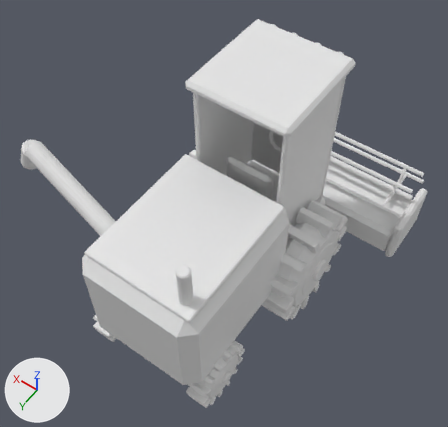
The FBX model art/tools/out/combine.fbx, before and after one commit.
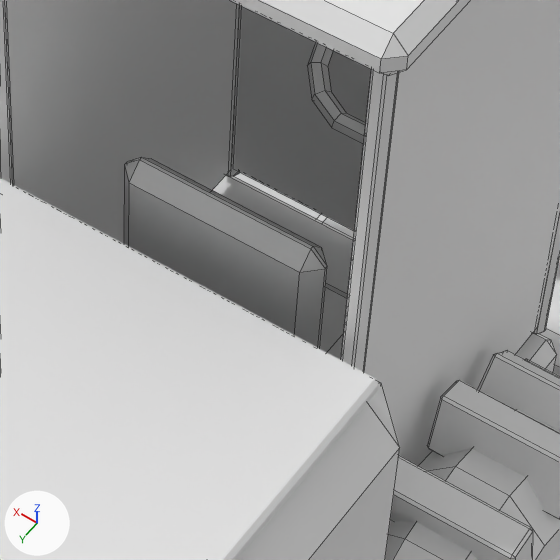
Each version appears first whole from a camera (50 mm lens) standing at (-6.06, 9.92, 17.13) and looking at (0.35, 0.95, 3.03), and next in a close-up on the part from 44% to 73% of the width and 28% to 58% of the height. The axes (+X, +Y, +Z) are drawn at lower left. The lights are the same throughout. The first two pictures are the older version. The close-ups show mesh edges as thin lines.

Names of what the first close-up shows: 'Accent', 'Accent2', 'Dark', 'Glass', 'Rubber#Spin2', 'Seat', 'SteeringWheel'.
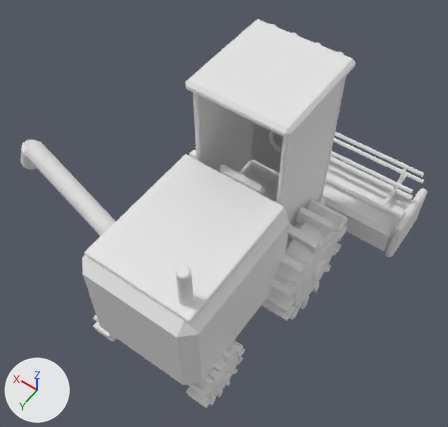
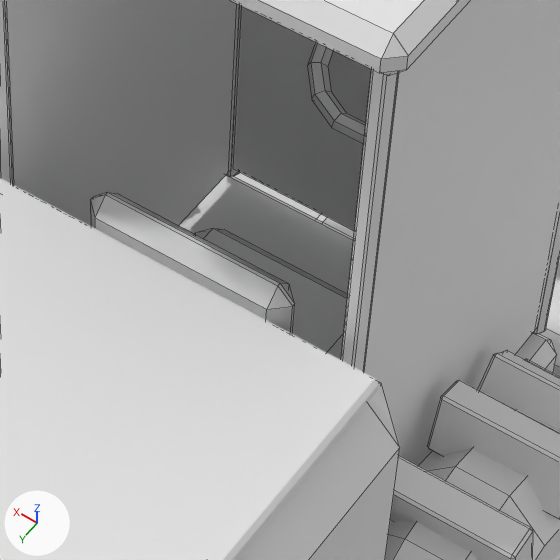
Scene script edits in JSON lines:
```json
{"block": "me_seat", "where": "# used by ob_seat; location = (0.0, 0.0, 0.0)"}
{"op": "remove", "block": "me_seat", "code": "me_seat.from_pydata(...)  # 48 vertices, 52 faces; spans x -0.75..0.75, y -0.75..0.36, z 2.85..4.6"}
{"op": "add", "block": "me_seat", "code": "me_seat.from_pydata(...)  # 48 vertices, 52 faces; spans x -0.75..0.75, y -0.75..0.72, z 2.85..4.6"}
{"block": "me_seat", "change": "me_seat part 1: 12 of the vertices in x -0.75..0.75, y 0.21..0.35, z 2.85..3.2 are moved by (0.0, 0.12, 0.0)"}
{"block": "me_seat", "change": "me_seat part 2: the 1 vertex in x 0.64, y 0.24, z 4.6 is moved by (0.0, 0.36, 0.0)"}
{"block": "me_seat", "change": "me_seat part 3: 6 of the vertices in x -0.75..-0.64, y 0.11..0.36, z 3.2..3.31 are moved by (0.0, 0.37, -0.35)"}
{"block": "me_seat", "change": "me_seat part 4: 5 of the vertices in x 0.64..0.75, y 0.1..0.35, z 3.2..3.31 are moved by (0.0, 0.37, -0.35)"}
{"block": "me_seat", "change": "me_seat part 5: 11 of the vertices in x -0.75..0.75, y 0.1..0.36, z 4.49..4.6 are moved by (0.0, 0.37, 0.0)"}
{"block": "me_seat", "change": "other edits to the shape of me_seat do not show in these pictures"}
```

Location of each change, (x1, y1, x2, y2) in pixels of the close-ups (560 x 560 px; the box of a moved part takes in the faces that stretch with it):
```json
{"object": "Seat", "change": "reshaped", "before": [124, 157, 348, 359], "after": [91, 192, 348, 359]}
{"part": 1, "of": "me_seat", "change": "moved or reshaped", "before": [320, 287, 347, 359], "after": [195, 228, 347, 359]}
{"part": 2, "of": "me_seat", "change": "moved or reshaped", "before": [125, 157, 313, 272], "after": [91, 192, 280, 309]}
{"part": 3, "of": "me_seat", "change": "moved or reshaped", "before": [295, 268, 327, 348], "after": [266, 304, 295, 333]}
{"part": 4, "of": "me_seat", "change": "moved or reshaped", "before": [124, 167, 300, 335], "after": [91, 202, 267, 319], "on screen": "mostly hidden afterwards"}
{"part": 5, "of": "me_seat", "change": "moved or reshaped", "before": [142, 157, 327, 272], "after": [108, 192, 295, 309]}
```
